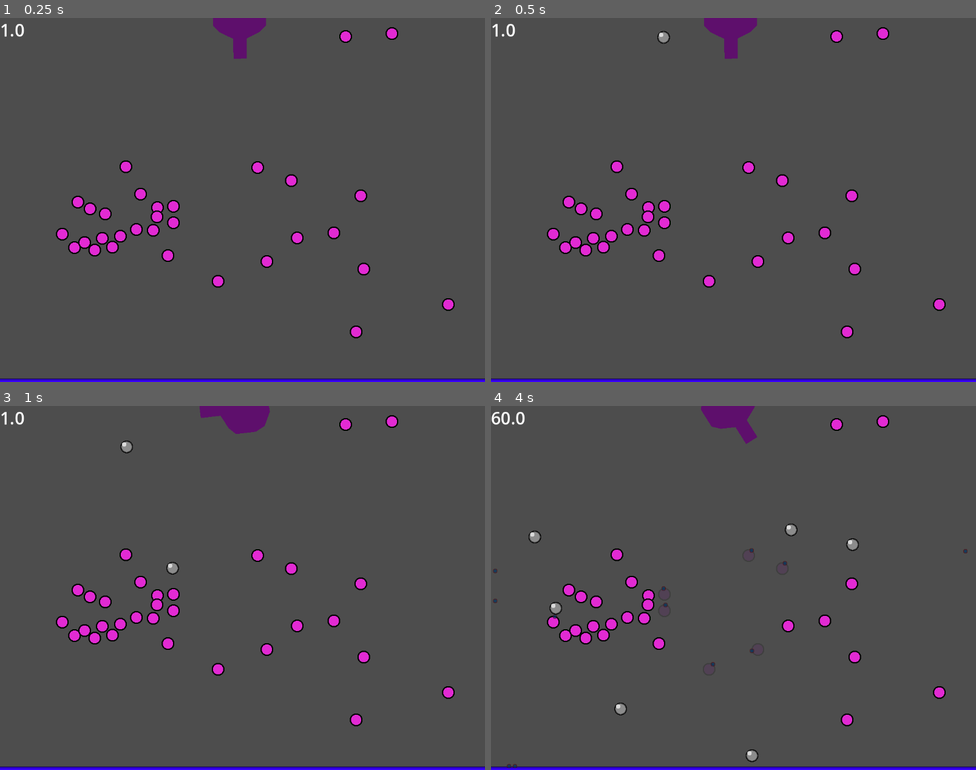
Above: before the commit, frames 1-4 (two rows, left to right).
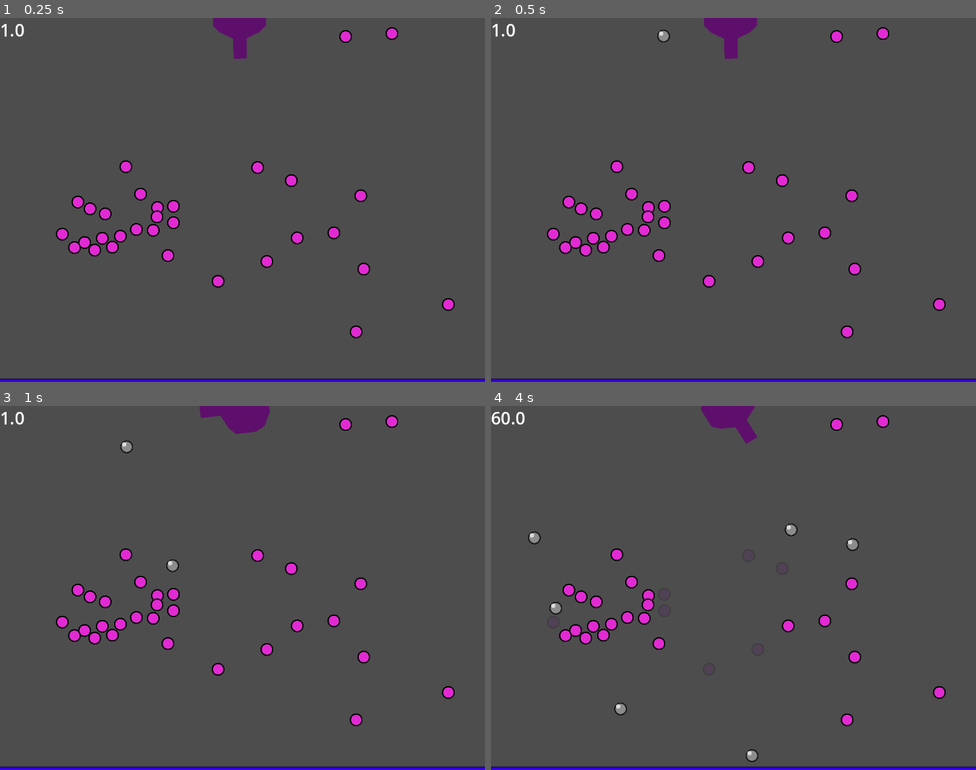
Above: after the commit, the same moments.

Repository: AugustTaub/plonki-deluxe
Game: Godot game, scene res://scenes/main.tscn
Same seed, same stepped clock (60 frames per second), same inputs: the game is played once before the commit and once after it.
Inputs (mouse positions are in pixels of both pictures, inside the frame that each line leads up to):
- Up to frame 1 (0.25 s): no input
- Up to frame 2 (0.5 s): no input
- Up to frame 3 (1 s): move the mouse to (33, 431) at 0.52 s; click (33, 431) at 0.6 s
- Up to frame 4 (4 s): move the mouse to (636, 606) at 1.27 s; click (636, 606) at 1.35 s; move the mouse to (782, 507) at 2.02 s; click (782, 507) at 2.1 s; move the mouse to (709, 660) at 2.77 s; click (709, 660) at 2.85 s; move the mouse to (879, 642) at 3.52 s; click (879, 642) at 3.6 s

Frame 1 is identical in both runs. In frame 2, less than 0.1% of the frame differs, in the area x 34-37%, y 3-7%; in frame 3, less than 0.1%; in frame 4, 0.2%, in the area x 0-99%, y 34-100%.

Commit message:
last commit before ball manager rewrite

Diff:
--- a/project.godot
+++ b/project.godot
@@ -37,6 +37,7 @@
 
 common/physics_ticks_per_second=144
 3d/physics_engine="Jolt Physics"
+common/physics_interpolation=true
 
 [rendering]
 
--- a/scripts/ball_physics.gd
+++ b/scripts/ball_physics.gd
@@ -36,7 +36,7 @@
 
 var _coll_data: CollData = CollData.new()
 
-
+var _look_at_vector: Vector2 = Vector2.ZERO
 
 
 class CollData extends RefCounted:
@@ -107,7 +107,7 @@
 	if dist_to_last_frame <= 1:
 		inactive_time += delta
 		if inactive_time > 10:
-			disabled = true
+			set_disabled(true)
 			inactive_time = 0
 
 	last_frame_pos = global_position
@@ -129,7 +129,8 @@
 
 
 	# Point rays in movement direction
-	coll_rays_node.look_at(global_position + move_vec.rotated(deg_to_rad(-90)))
+	_look_at_vector = global_position + move_vec.rotated(-PI/2)
+	coll_rays_node.look_at(_look_at_vector)
 
 	# Extend ray length based on movement distance
 	for ray in coll_ray_arr:
@@ -187,7 +188,7 @@
 		var object_average_pos = sum_vec / arr.size()
 		var dist_to_object_average: float = global_position.distance_to(object_average_pos)
 
-		add_debug_circle(object_average_pos,Color.REBECCA_PURPLE)
+		#add_debug_circle(object_average_pos,Color.REBECCA_PURPLE)
 
 		if dist_to_object_average < curr_closest_hit_dist:
 			curr_closest_hit_dist = dist_to_object_average
@@ -276,6 +277,15 @@
 		false:
 			ball_sprite_node.modulate = Color.WHITE
 
+func set_disabled(new_disabled: bool):
+	disabled = new_disabled
+	match disabled:
+		true:
+			hide()
+		false:
+			show()
+
+
 
 func add_debug_circle(pos: Vector2, cmodulate: Color = Color.WHITE):
 	var debug_sq := Sprite2D.new()
--- a/scripts/global_scripts/pre_instance_ball_holder.gd
+++ b/scripts/global_scripts/pre_instance_ball_holder.gd
@@ -20,12 +20,12 @@
 		return
 
 	var first_child: Ball = get_child(0)
-	first_child.disabled = false
+	first_child.set_disabled(false)
 	first_child.reparent(get_tree().root)
 	first_child.global_position = Vector2.ZERO
 	return first_child
 
 func return_ball(returned_ball: Ball):
 	returned_ball.reparent(self)
-	returned_ball.disabled = true
+	returned_ball.set_disabled(true)
 	returned_ball.global_position = far_away_pos
